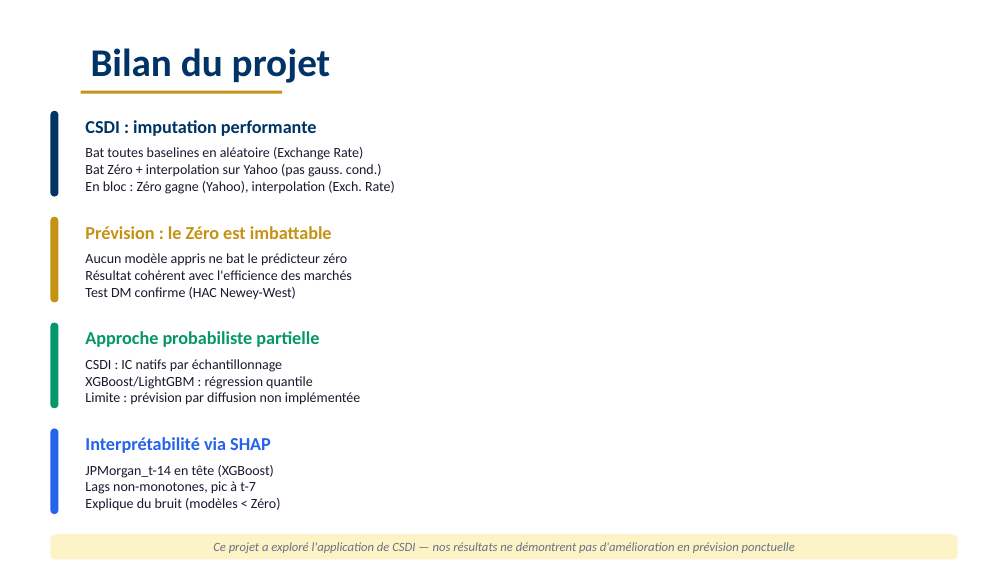
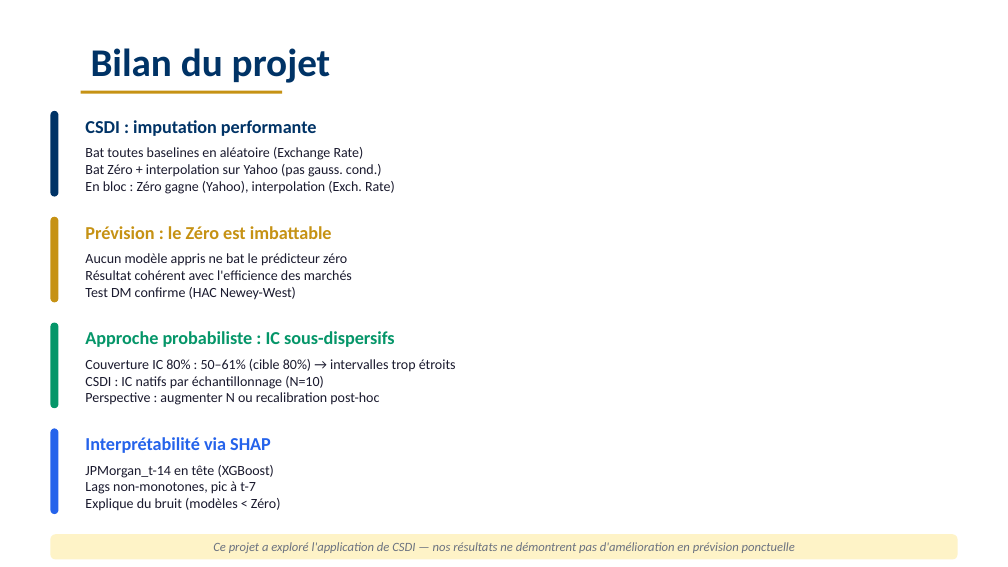
Before and after one commit to Jacquel-SANOU/ml-diffusion-timeseries-ecc, a slide deck: slide 21 of presentation_sujet3.pptx. Drawn at 1008x567 pixels with LibreOffice and Linux fonts; fonts in the diff are those of the drawing. Boxes give left, top, right and bottom in pixels: in the first picture for what was removed or moved away, otherwise in the second. Text is boxed around its words. In the diff, an @@ line names an element or a change of style, - is before the commit and + after.

```diff
--- a/presentation_sujet3.pptx
+++ b/presentation_sujet3.pptx
@@ text at [85, 331, 395, 347]: text changed @@
-Approche probabiliste partielle
+Approche probabiliste : IC sous-dispersifs
@@ text at [85, 359, 456, 405]: text changed @@
-CSDI : IC natifs par échantillonnage
-XGBoost/LightGBM : régression quantile
-Limite : prévision par diffusion non implémentée
+Couverture IC 80% : 50–61% (cible 80%) → intervalles trop étroits
+CSDI : IC natifs par échantillonnage (N=10)
+Perspective : augmenter N ou recalibration post-hoc
```
Also in this commit, not shown: 1 other slide changed, 9 other files.
